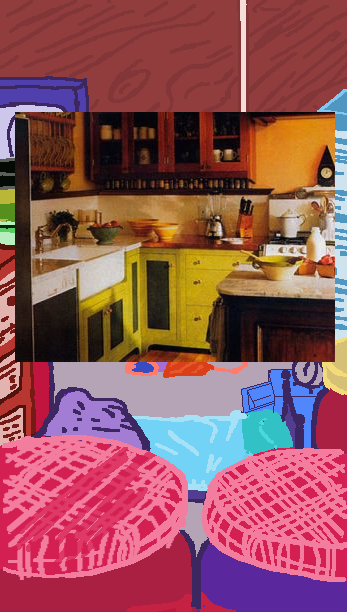
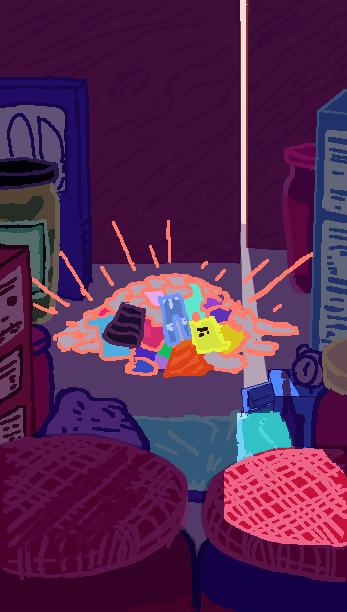
Comparing the layer stacks of the two 347x612 images. Changes:
showed "Layer 16" over [0, 0, 347, 612]
removed layer "Layer 17" from group "V4" over [15, 112, 335, 362]
